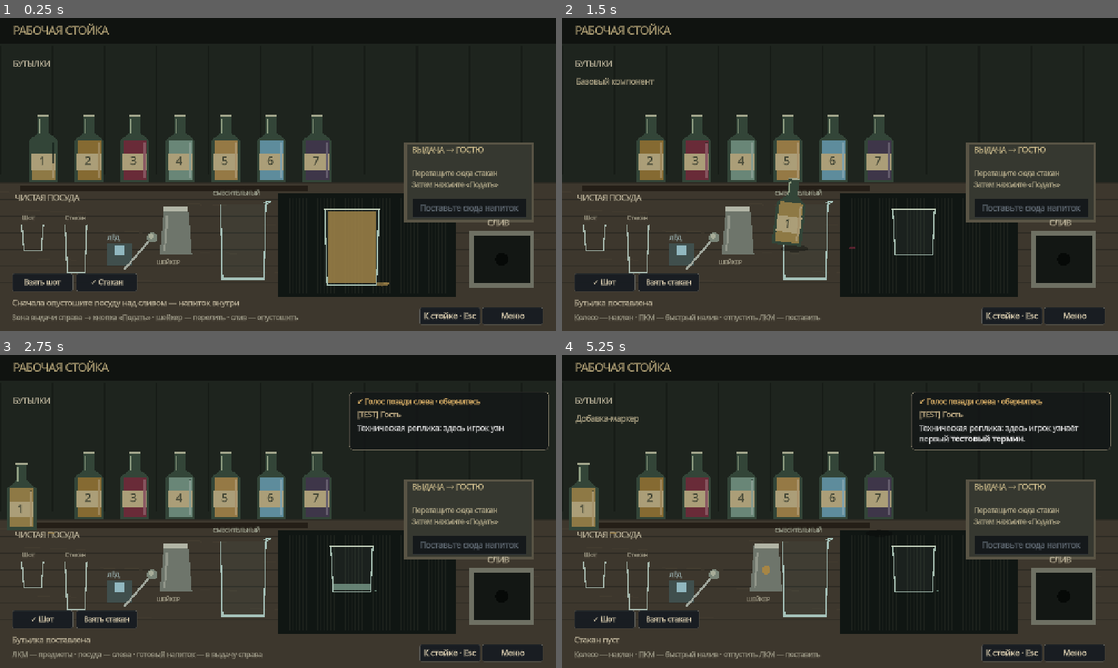
Above: before the commit, frames 1-4 (two rows, left to right).
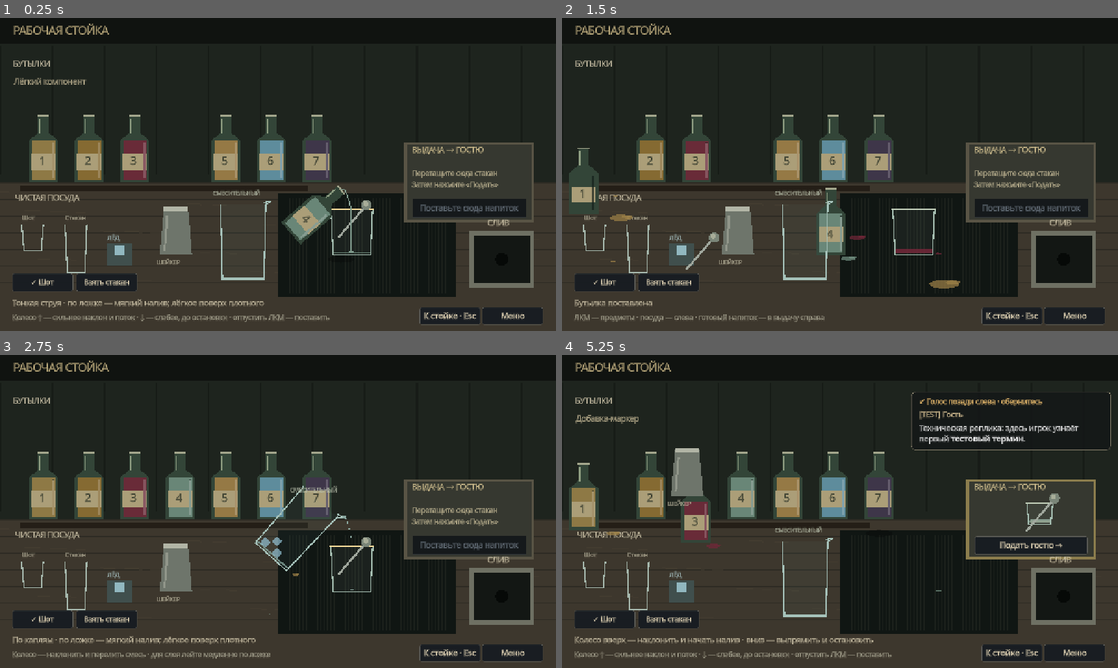
Above: after the commit, the same moments.

Repository: ZetMGC/Dark-Alone
Game: Godot game, scene res://tests/parallel/bar/workbench_test.tscn
Two runs of this game, one before a commit and one after it. Both use one fixed random seed, a clock stepped at 60 frames per second and the inputs below. This scene is started directly instead of the project's main scene.
Inputs (mouse positions are in pixels of both pictures, inside the frame that each line leads up to):
- Up to frame 1 (0.25 s): no input
- Up to frame 2 (1.5 s): tap Enter at 0.5 s; drag from (840, 174) to (895, 105) at 0.52 s; drag from (840, 174) to (812, 237) at 1.27 s
- Up to frame 3 (2.75 s): move the mouse to (278, 511) at 2.02 s; hold D (move_right) from 2.03 s (still down); tap Down (look_down) at 2.1 s; click (278, 511) at 2.17 s
- Up to frame 4 (5.25 s): release D (move_right) at 2.75 s; drag from (812, 574) to (673, 464) at 2.77 s; move the mouse to (1006, 558) at 3.52 s; hold A (move_left) 3.53-4.25 s; tap Right (look_right) at 3.6 s; click (1006, 558) at 3.67 s; drag from (673, 464) to (756, 433) at 4.27 s; move the mouse to (867, 511) at 5.02 s; hold S (move_back) from 5.03 s (still down); hold B (serve) from 5.03 s (still down); click (867, 511) at 5.17 s

The runs differ from the first frame. In frame 1, 5.7% of the frame differs, in the area x 2-70%, y 19-98%; in frame 2, 3.7%; in frame 3, 4.3%; in frame 4, 5.1%.
Error before the commit: Invalid access to property or key 'target' on a base object of type 'Dictionary'. (res://tests/parallel/bar/workbench_test.gd:428)
Error after the commit: Invalid access to property or key 'overall' on a base object of type 'Dictionary'. (res://tests/parallel/bar/workbench_test.gd:220)

Commit message:
feat: make wheel-controlled pour intensity visible

Diff:
--- a/scripts/ui/preparation/drink_workbench.gd
+++ b/scripts/ui/preparation/drink_workbench.gd
@@ -497,7 +497,7 @@
 	if stream.is_empty():
 		_flush_pour()
 		return
-	var over_spoon: bool = stream.hit and _spoon_attached and stream.target == _spoon_container and absf(float(stream.end.x) - _spoon_position().x) <= 44
+	var over_spoon := _is_spoon_hit(stream)
 	# Ложка расширяет допуск. Тихий налив у стенки тоже может сохранить границу.
 	var along_wall := false
 	if stream.hit:
@@ -741,7 +741,7 @@
 		_draw_bottle(_dragging)
 	_draw_stream()
 	_local()
-	_text(Vector2(28, 662), _message)
+	_text(Vector2(28, 662), _pour_hint(stream_info()) if _angles.has(str(_dragging)) else _message)
 	var help := "ЛКМ — предметы · посуда — слева · готовый напиток — в выдачу справа"
 	if _dragging == &"cup":
 		help = "Зона выдачи справа → кнопка «Подать» · шейкер — перелить · слив — опустошить"
@@ -754,7 +754,7 @@
 	elif _dragging == &"ice":
 		help = "Положите лёд в смесительный стакан, шейкер или посуду для подачи"
 	elif _angles.has(str(_dragging)):
-		help = "Колесо — наклон · ПКМ — быстрый налив · отпустить ЛКМ — поставить"
+		help = "Колесо ↑ — сильнее наклон и поток · ↓ — слабее, до остановки · отпустить ЛКМ — поставить"
 	_text(Vector2(28, 695), help, Color(0.7, 0.69, 0.61), 16)
 
 
@@ -864,6 +864,29 @@
 		draw_line(Vector2(rect.position.x + 7, level), Vector2(rect.end.x - 7, level), Color(0.82, 0.82, 0.73, state.technique.aeration), 4)
 
 
+func _is_spoon_hit(stream: Dictionary) -> bool:
+	return not stream.is_empty() and stream.hit and _spoon_attached and stream.target == _spoon_container and absf(float(stream.end.x) - _spoon_position().x) <= 44
+
+
+func _pour_hint(stream: Dictionary) -> String:
+	if stream.is_empty():
+		return "Колесо вверх — наклонить и начать налив · вниз — выпрямить и остановить"
+	var intensity := "По каплям" if stream.rate <= 4 else ("Тонкая струя" if stream.rate <= 14 else "Сильная струя")
+	if not stream.hit:
+		return intensity + " · мимо посуды — переместите горлышко над краем"
+	if absf(_swing_velocity) >= 0.6:
+		return intensity + " · рука раскачивается — задержите бутылку для слоёв"
+	if _is_spoon_hit(stream):
+		if stream.rate > 14:
+			return intensity + " · по ложке, но слишком быстро для слоя — убавьте наклон"
+		if stream.height > 180:
+			return intensity + " · по ложке, но слишком высоко — опустите горлышко"
+		return intensity + " · по ложке — мягкий налив; лёгкое поверх плотного"
+	if _spoon_attached and stream.target == _spoon_container:
+		return intensity + " · струя проходит мимо ложки — подведите горлышко к ней"
+	return intensity + " · для слоёв направьте струю на ложку у края"
+
+
 func _draw_stream() -> void:
 	var stream := stream_info()
 	if stream.is_empty():
@@ -885,7 +908,29 @@
 	elif _container(_dragging) != null:
 		var data: Array = _container(_dragging).get_view().overall.color
 		color = Color(data[0], data[1], data[2]).lightened(0.1)
-	draw_polyline(points, color, clampf(float(stream.rate) / 5.0, 2, 7), false)
+	# Один фактический расход определяет дозу, траекторию и вид струи.
+	var intensity := clampf(float(stream.rate) / 24.0, 0, 1)
+	var width := lerpf(0.8, 7.0, intensity)
+	var seconds := Time.get_ticks_msec() / 1000.0
+	if stream.rate <= 4:
+		# При малом наклоне видны отдельные движущиеся капли вместо толстой линии.
+		for index in 6:
+			var phase := fposmod(seconds * 1.8 + index / 6.0, 1.0)
+			var time: float = stream.time * phase
+			var drop: Vector2 = stream.start + stream.velocity * time + Vector2(0, 325 * time * time)
+			draw_circle(drop, width + 0.6, color)
+	else:
+		draw_polyline(points, color, width, false)
+		# Блики текут по той же дуге, не меняя реальный объём жидкости.
+		for index in 4:
+			var phase := fposmod(seconds * 2.5 + index / 4.0, 1.0)
+			var time: float = stream.time * phase
+			var highlight: Vector2 = stream.start + stream.velocity * time + Vector2(0, 325 * time * time)
+			draw_circle(highlight, width * 0.25, color.lightened(0.25))
 	var endpoint := points[points.size() - 1]
-	var wobble := sin(Time.get_ticks_msec() * 0.02) * 6
-	draw_line(endpoint + Vector2(-9 - wobble, -1), endpoint + Vector2(9 + wobble, -1), color, 2)
+	var splash := lerpf(2, 15, intensity) * (0.85 + sin(seconds * 20) * 0.15)
+	draw_line(endpoint + Vector2(-splash, -1), endpoint + Vector2(splash, -1), color, maxf(1, width * 0.4))
+	if intensity > 0.5:
+		for direction in [-1, 1]:
+			var phase := fposmod(seconds * 3 + (0.4 if direction < 0 else 0), 1)
+			draw_circle(endpoint + Vector2(direction * splash * phase, -sin(phase * PI) * splash * 0.6), width * 0.2, color)
--- a/tests/parallel/bar/workbench_test.gd
+++ b/tests/parallel/bar/workbench_test.gd
@@ -94,6 +94,7 @@
 	JournalPanel.motion_mode = &"off"
 	_test_service_model()
 	_test_spills()
+	await _test_pour_control()
 	await _test_controls()
 	await _test_mixing_surface()
 	var main := (load("res://scenes/main/main.tscn") as PackedScene).instantiate()
@@ -247,6 +248,49 @@
 	get_tree().quit(0 if _failures == 0 else 1)
 
 
+func _test_pour_control() -> void:
+	var bench := DrinkWorkbench.new()
+	get_tree().root.add_child(bench)
+	bench.set_active(true)
+	bench.set_process(false)
+	await get_tree().process_frame
+	await _drag(bench, &"spoon", bench.get_item_position(&"cup") + Vector2(34, -10))
+	await _move(bench, bench.get_item_position(&"test_light"))
+	await _button(MOUSE_BUTTON_LEFT, true)
+	await _move(bench, Vector2(785, 395))
+	for index in 5:
+		await _button(MOUSE_BUTTON_WHEEL_UP, true)
+	_expect(bench.stream_info().is_empty(), "Wheel before pour threshold keeps bottle closed")
+	await _button(MOUSE_BUTTON_WHEEL_UP, true)
+	var slow := bench.stream_info()
+	_expect(not slow.is_empty() and slow.rate <= 4 and slow.hit, "Small wheel tilt produces actual low flow into cup")
+	_expect(bench._pour_hint(slow).contains("По каплям") and bench._pour_hint(slow).contains("по ложке"), "Slow pour explains drop flow and actual spoon hit")
+	await _snap("08-drop-pour")
+	var before := bench.get_bottle_remaining(&"test_light")
+	for step in 10:
+		bench.advance_pour(0.05)
+	var slow_used := before - bench.get_bottle_remaining(&"test_light")
+	for index in 4:
+		await _button(MOUSE_BUTTON_WHEEL_UP, true)
+	var fast := bench.stream_info()
+	_expect(fast.rate > slow.rate * 3 and bench._pour_hint(fast).contains("Сильная струя"), "Larger wheel tilt increases real flow and visible intensity state")
+	await _snap("09-strong-pour")
+	before = bench.get_bottle_remaining(&"test_light")
+	for step in 10:
+		bench.advance_pour(0.05)
+	_expect(before - bench.get_bottle_remaining(&"test_light") > slow_used * 3, "Same pour duration consumes more actual stock at higher tilt")
+	for index in 5:
+		await _button(MOUSE_BUTTON_WHEEL_DOWN, true)
+	_expect(bench.stream_info().is_empty(), "Reverse wheel straightens held bottle and stops stream")
+	before = bench.get_bottle_remaining(&"test_light")
+	bench.advance_pour(0.05)
+	_expect(bench.get_bottle_remaining(&"test_light") == before, "Stopped tilt consumes no stock while bottle is still held")
+	await _button(MOUSE_BUTTON_LEFT, false)
+	bench.set_active(false)
+	bench.queue_free()
+	await get_tree().process_frame
+
+
 func _test_controls() -> void:
 	var bench := DrinkWorkbench.new()
 	get_tree().root.add_child(bench)
Not shown, changed: docs/BACKLOG.md
Not shown, changed: docs/HANDOFF.md
Not shown, changed: docs/PLAYTEST.md
Not shown, changed: docs/STATUS.md
Not shown, changed: docs/TESTING.md
Not shown, added: docs/decisions/0027-pour-intensity-feedback.md
Not shown, changed: docs/decisions/README.md
Not shown, changed: docs/parallel/bar/CONTRACTS.md
Not shown, changed: docs/parallel/bar/WORKBENCH.md
Not shown, added: docs/tasks/DA-064.md
Not shown, added: docs/worklog/2026-10-28-01-pour-feedback.md
Not shown, changed: docs/worklog/README.md
